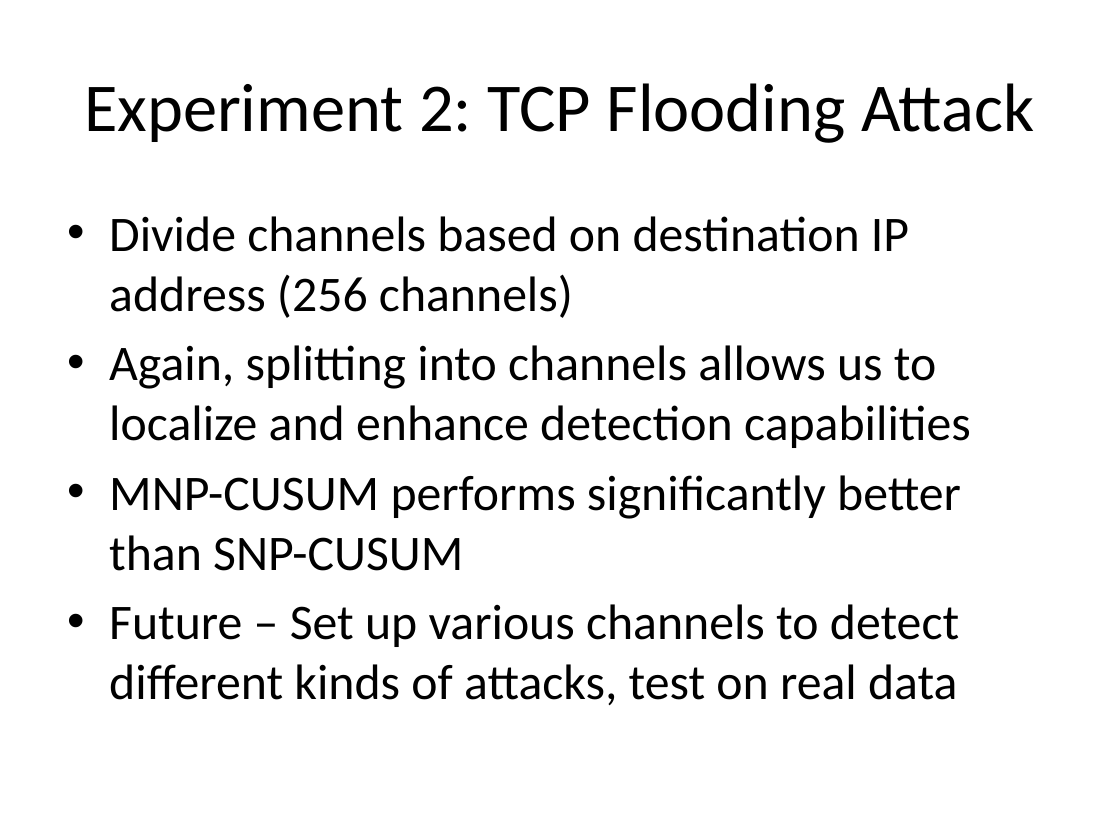
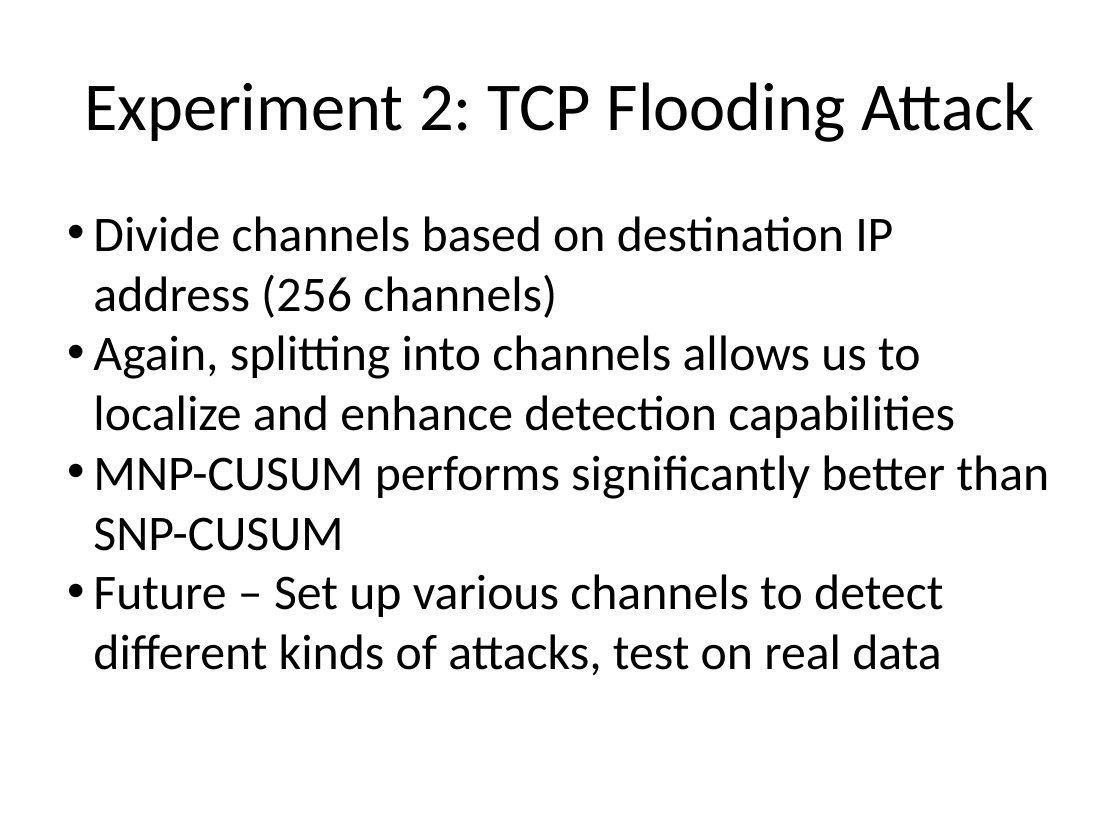
Before and after one commit to gilbertbrian/Statistical-Control-for-Network-Intrusion, a slide deck: slide 22 of Gilbert_-_SPC_Approaches_for_Computer_Network_Intrusion2.pptx. Drawn at 1120x840 pixels with LibreOffice and Linux fonts; fonts in the diff are those of the drawing. Boxes give left, top, right and bottom in pixels: in the first picture for what was removed or moved away, otherwise in the second. Text is boxed around its words. In the diff, an @@ line names an element or a change of style, - is before the commit and + after.

```diff
--- a/Gilbert_-_SPC_Approaches_for_Computer_Network_Intrusion2.pptx
+++ b/Gilbert_-_SPC_Approaches_for_Computer_Network_Intrusion2.pptx
@@ text "Divide channels based on destination ..." at box(93, 216, 1050, 675): indent changed; less space between paragraphs @@
```
Also in this commit, not shown: 12 other slides changed.
